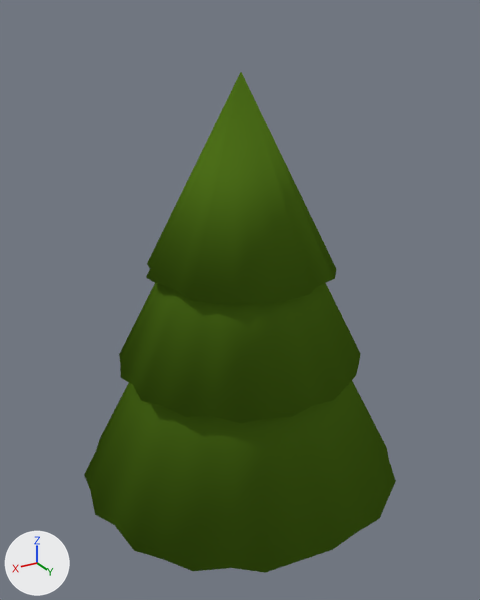
One commit to the Blender file 01-Models/MS-Weihnachtsbaum.blend: the scene before it, then after it.
Camera for both pictures: a 50 mm camera at (4.84, 8.05, 7.54) aimed at (0.02, 0.01, 3.52). The axes (+X, +Y, +Z) are drawn at lower left. The lights are the same throughout.
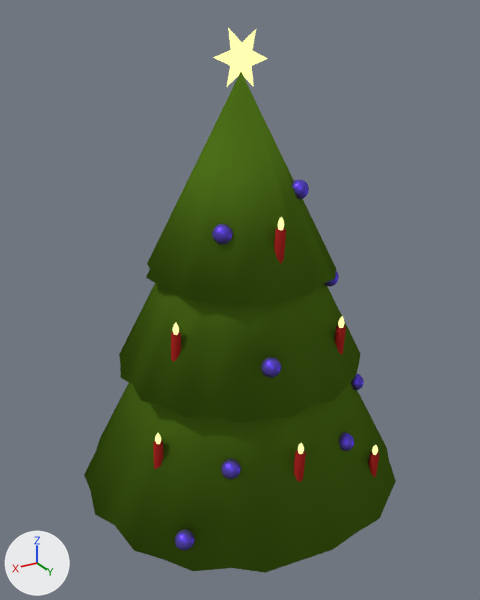
Edits to the bpy script that builds the scene:
```text
Add mat_material_003:
    mat_material_003 = bpy.data.materials.new('Material.003')
    # nodes: BsdfAnisotropic, BsdfDiffuse, MixShader, OutputMaterial
    # colours: white #fff3f9, blue #502de7
Add me_circle_001:
    me_circle_001.from_pydata([(0.0, 0.36, 0.94), (-0.5, 0.78, 0.94), (-0.39, 0.14, 0.94), (-1.0, -0.09, 0.94), (-0.39, -0.31, 0.94), (-0.5, -0.95, 0.94), (0.0, -0.54, 0.94), (0.5, -0.95, 0.94), (0.39, -0.31, 0.94), (1.0, -0.09, 0.94), (0.39, 0.14, 0.94), (0.5, 0.78, 0.94)], [], [(1, 2, 3, 4, 5, 6, 7, 8, 9, 10, 11, 0)])
    me_circle_001.materials.append(mat_material_002)  # beige #feffa5
Add ob_circle_001:
    ob_circle_001 = bpy.data.objects.new('Circle.001', me_circle_001)
    ob_circle_001.location = (-0.04, 0.39, 7.02)
    ob_circle_001.rotation_euler = (1.571, -1.09, 0.0)  # degrees (90, -62, 0)
    ob_circle_001.scale = (0.429, 0.429, 0.429)
Add ob_sphere:
    ob_sphere = bpy.data.objects.new('Sphere', me_sphere)  # a UV sphere (12 segments, 6 rings, poles along z) spanning x -1.0..1.0, y -1.0..1.0, z -1.0..1.0
    ob_sphere.location = (-0.59, 0.59, 5.28)
    ob_sphere.scale = (0.139, 0.139, 0.139)
Add ob_sphere_001:
    ob_sphere_001 = bpy.data.objects.new('Sphere.001', me_sphere.copy())
    ob_sphere_001.location = (-1.02, 0.84, 3.97)
    ob_sphere_001.scale = (0.139, 0.139, 0.139)
Add ob_sphere_002:
    ob_sphere_002 = bpy.data.objects.new('Sphere.002', me_sphere.copy())
    ob_sphere_002.location = (-0.7, 1.81, 1.75)
    ob_sphere_002.scale = (0.139, 0.139, 0.139)
Add ob_sphere_003:
    ob_sphere_003 = bpy.data.objects.new('Sphere.003', me_sphere.copy())
    ob_sphere_003.location = (0.47, 1.56, 3.21)
    ob_sphere_003.scale = (0.139, 0.139, 0.139)
Add ob_sphere_004:
    ob_sphere_004 = bpy.data.objects.new('Sphere.004', me_sphere.copy())
    ob_sphere_004.location = (1.11, 1.59, 1.83)
    ob_sphere_004.scale = (0.139, 0.139, 0.139)
Add ob_sphere_005:
    ob_sphere_005 = bpy.data.objects.new('Sphere.005', me_sphere.copy())
    ob_sphere_005.location = (-1.59, 0.95, 2.07)
    ob_sphere_005.scale = (0.139, 0.139, 0.139)
Add ob_sphere_007:
    ob_sphere_007 = bpy.data.objects.new('Sphere.007', me_sphere_007)  # 37 vertices, 36 faces; spans x -0.334..0.33, y -0.342..0.321, z -1.821..-0.367; in mat_material_002 (beige #feffa5)
    ob_sphere_007.location = (0.04, 1.1, 5.16)
    ob_sphere_007.rotation_euler = (-0.0762, 0.0, 0.0)  # degrees (-4.4, 0, 0)
    ob_sphere_007.scale = (0.139, 0.139, 0.139)
Add ob_cylinder_002:
    ob_cylinder_002 = bpy.data.objects.new('Cylinder.002', me_cylinder_003)  # an 8-sided cylinder along z spanning x -1.0..1.0, y -1.0..1.0, z -1.36..-0.42; in mat_material_005 (red #b12824)
    ob_cylinder_002.location = (0.04, 1.1, 5.18)
    ob_cylinder_002.rotation_euler = (-0.0762, 0.0, 0.0)  # degrees (-4.4, 0, 0)
    ob_cylinder_002.scale = (0.0728, 0.0728, 0.603)
Add ob_cylinder_005:
    ob_cylinder_005 = bpy.data.objects.new('Cylinder.005', me_cylinder_003.copy())
    ob_cylinder_005.location = (-1.2, 1.96, 1.68)
    ob_cylinder_005.rotation_euler = (-0.0762, 0.0, 0.0)  # degrees (-4.4, 0, 0)
    ob_cylinder_005.scale = (0.0728, 0.0728, 0.603)
Add ob_sphere_009:
    ob_sphere_009 = bpy.data.objects.new('Sphere.009', me_sphere_007.copy())
    ob_sphere_009.location = (-1.2, 1.96, 1.66)
    ob_sphere_009.rotation_euler = (-0.0762, 0.0, 0.0)  # degrees (-4.4, 0, 0)
    ob_sphere_009.scale = (0.139, 0.139, 0.139)
Add ob_sphere_010:
    ob_sphere_010 = bpy.data.objects.new('Sphere.010', me_sphere_007.copy())
    ob_sphere_010.location = (1.82, 0.8, 2.26)
    ob_sphere_010.rotation_euler = (-0.0762, 0.0, 0.0)  # degrees (-4.4, 0, 0)
    ob_sphere_010.scale = (0.139, 0.139, 0.139)
Add ob_cylinder_006:
    ob_cylinder_006 = bpy.data.objects.new('Cylinder.006', me_cylinder_003.copy())
    ob_cylinder_006.location = (1.82, 0.8, 2.28)
    ob_cylinder_006.rotation_euler = (-0.0762, 0.0, 0.0)  # degrees (-4.4, 0, 0)
    ob_cylinder_006.scale = (0.0728, 0.0728, 0.603)
Add ob_sphere_012:
    ob_sphere_012 = bpy.data.objects.new('Sphere.012', me_sphere_007.copy())
    ob_sphere_012.location = (0.24, 2.0, 2.25)
    ob_sphere_012.rotation_euler = (-0.0762, 0.0, 0.0)  # degrees (-4.4, 0, 0)
    ob_sphere_012.scale = (0.139, 0.139, 0.139)
Add ob_cylinder_008:
    ob_cylinder_008 = bpy.data.objects.new('Cylinder.008', me_cylinder_003.copy())
    ob_cylinder_008.location = (0.24, 2.0, 2.27)
    ob_cylinder_008.rotation_euler = (-0.0762, 0.0, 0.0)  # degrees (-4.4, 0, 0)
    ob_cylinder_008.scale = (0.0728, 0.0728, 0.603)
Add ob_cylinder_004:
    ob_cylinder_004 = bpy.data.objects.new('Cylinder.004', me_cylinder_003.copy())
    ob_cylinder_004.location = (1.41, 0.65, 3.81)
    ob_cylinder_004.rotation_euler = (-0.0762, 0.0, 0.0)  # degrees (-4.4, 0, 0)
    ob_cylinder_004.scale = (0.0728, 0.0728, 0.603)
Add ob_sphere_013:
    ob_sphere_013 = bpy.data.objects.new('Sphere.013', me_sphere_007.copy())
    ob_sphere_013.location = (1.41, 0.65, 3.79)
    ob_sphere_013.rotation_euler = (-0.0762, 0.0, 0.0)  # degrees (-4.4, 0, 0)
    ob_sphere_013.scale = (0.139, 0.139, 0.139)
Add ob_sphere_006:
    ob_sphere_006 = bpy.data.objects.new('Sphere.006', me_sphere_007.copy())
    ob_sphere_006.location = (-0.83, 1.42, 3.66)
    ob_sphere_006.rotation_euler = (-0.0762, 0.0, 0.0)  # degrees (-4.4, 0, 0)
    ob_sphere_006.scale = (0.139, 0.139, 0.139)
Add ob_cylinder_001:
    ob_cylinder_001 = bpy.data.objects.new('Cylinder.001', me_cylinder_003.copy())
    ob_cylinder_001.location = (-0.83, 1.42, 3.68)
    ob_cylinder_001.rotation_euler = (-0.0762, 0.0, 0.0)  # degrees (-4.4, 0, 0)
    ob_cylinder_001.scale = (0.0728, 0.0728, 0.603)
Add ob_sphere_008:
    ob_sphere_008 = bpy.data.objects.new('Sphere.008', me_sphere.copy())
    ob_sphere_008.location = (0.72, 0.72, 4.88)
    ob_sphere_008.scale = (0.139, 0.139, 0.139)
Add ob_sphere_011:
    ob_sphere_011 = bpy.data.objects.new('Sphere.011', me_sphere.copy())
    ob_sphere_011.location = (1.85, 1.58, 0.93)
    ob_sphere_011.scale = (0.139, 0.139, 0.139)
```

Where the change shows, as pixel boxes (x1, y1, x2, y2) in the pictures (480 x 600 px):
'Circle.001', added (beige)
    after: (213, 28, 268, 87)
'Sphere.008', added
    after: (212, 224, 233, 245)
'Sphere.003', added
    after: (261, 357, 281, 378)
'Sphere.011', added
    after: (175, 529, 195, 550)
'Cylinder.002', added
    after: (274, 228, 286, 264)
'Sphere.004', added
    after: (221, 459, 241, 479)
'Cylinder.008', added
    after: (294, 450, 306, 482)
'Cylinder.004', added
    after: (171, 332, 181, 362)
'Sphere', added
    after: (292, 180, 309, 199)
'Cylinder.001', added
    after: (335, 325, 346, 355)
'Sphere.002', added
    after: (339, 432, 354, 451)
'Cylinder.006', added
    after: (153, 441, 163, 469)
'Cylinder.005', added
    after: (368, 451, 379, 477)
'Sphere.005', added
    after: (350, 374, 364, 391)
'Sphere.001', added
    after: (324, 271, 339, 286)
'Sphere.007', added
    after: (278, 217, 284, 230)
'Sphere.013', added
    after: (172, 323, 179, 335)
'Sphere.006', added
    after: (338, 316, 345, 328)
'Sphere.012', added
    after: (298, 442, 304, 454)
'Sphere.010', added
    after: (155, 433, 161, 444)
'Sphere.009', added
    after: (372, 445, 378, 455)
